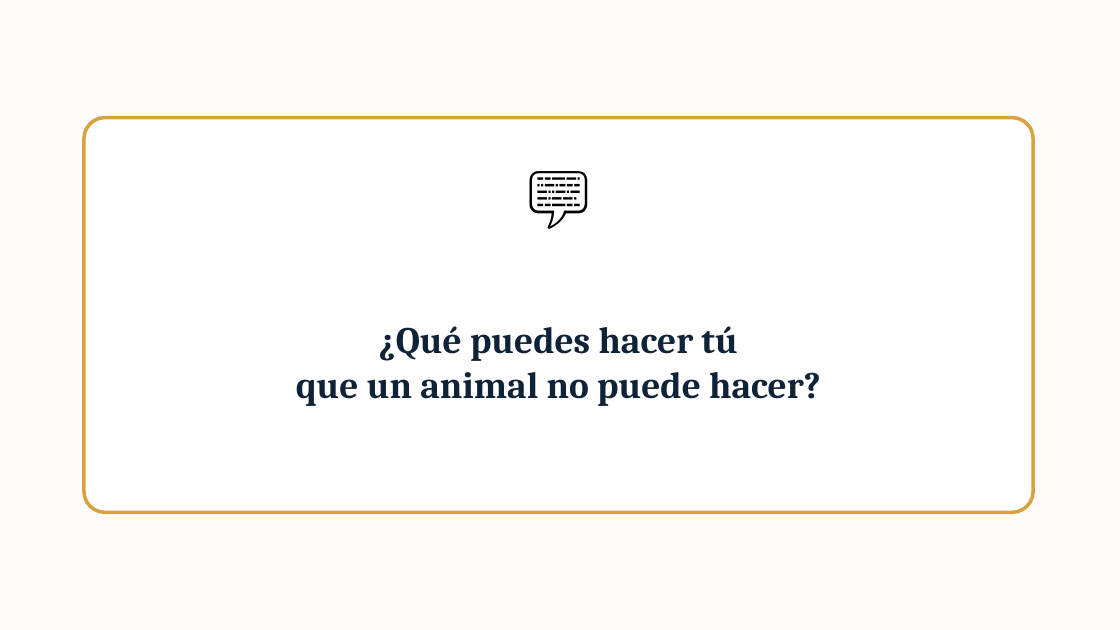
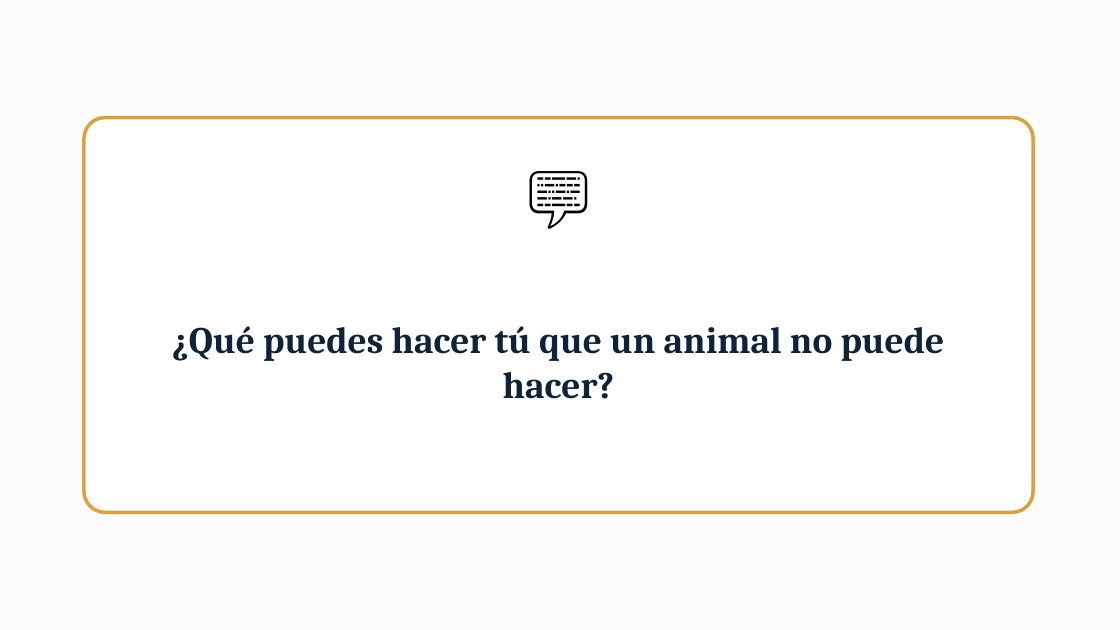
Before and after one commit to Anthonidrm/cimiento-bloque1, a slide deck: slide 6 of public/recursos-semana-2/presentacion-semana-2.pptx. Drawn at 1120x630 pixels with LibreOffice and Linux fonts; fonts in the diff are those of the drawing. Boxes give left, top, right and bottom in pixels: in the first picture for what was removed or moved away, otherwise in the second. Text is boxed around its words. In the diff, an @@ line names an element or a change of style, - is before the commit and + after.

```diff
--- a/public/recursos-semana-2/presentacion-semana-2.pptx
+++ b/public/recursos-semana-2/presentacion-semana-2.pptx
@@ text at bbox=[172, 326, 945, 399]: text changed @@
-¿Qué puedes hacer tú
-que un animal no puede hacer?
+¿Qué puedes hacer tú que un animal no puede hacer?
```
Also in this commit, not shown: 4 other slides changed, 50 other files.
